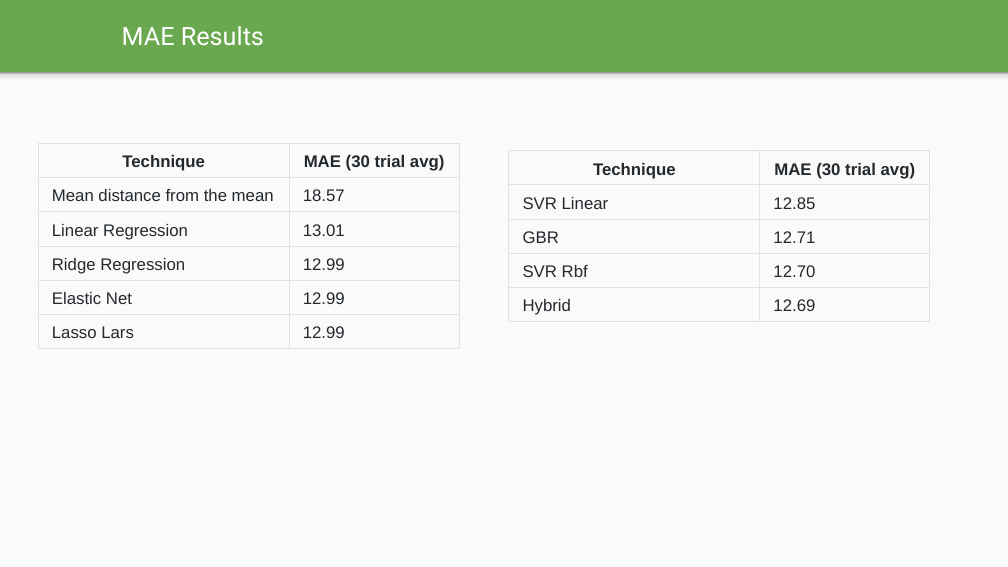
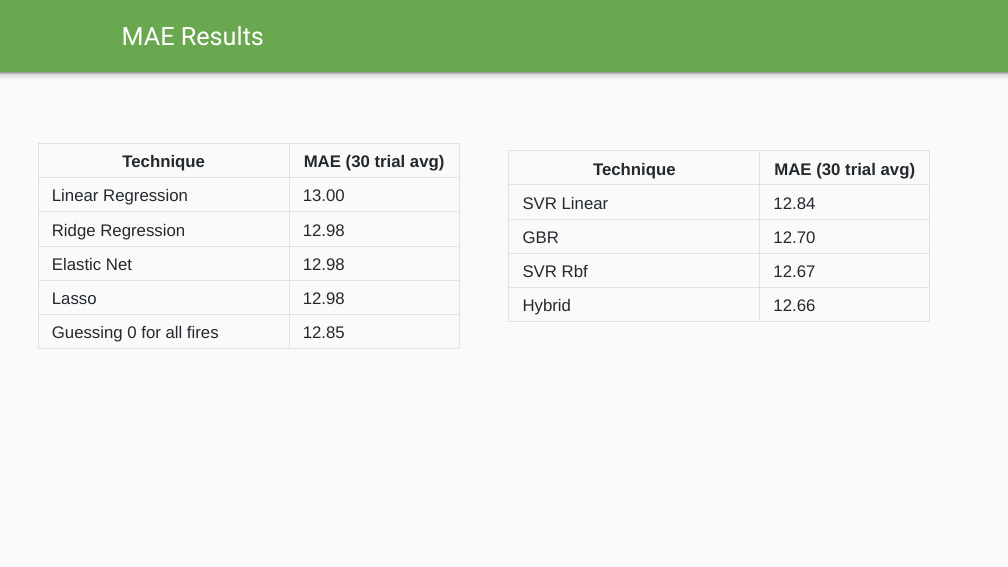
Before and after one commit to davidjwatts/portuguese_fires, a slide deck: slide 10 of Presentation.pptx. Drawn at 1008x567 pixels with LibreOffice and Linux fonts; fonts in the diff are those of the drawing. Boxes give left, top, right and bottom in pixels: in the first picture for what was removed or moved away, otherwise in the second. Text is boxed around its words. In the diff, an @@ line names an element or a change of style, - is before the commit and + after.

```diff
--- a/Presentation.pptx
+++ b/Presentation.pptx
@@ table at <box>38,143,460,474</box> @@
-row 2, column 1: Mean distance from the mean
+row 2, column 1: Linear Regression
-row 2, column 2: 18.57
+row 2, column 2: 13.00
-row 3, column 1: Linear Regression
+row 3, column 1: Ridge Regression
-row 3, column 2: 13.01
+row 3, column 2: 12.98
-row 4, column 1: Ridge Regression
+row 4, column 1: Elastic Net
-row 4, column 2: 12.99
+row 4, column 2: 12.98
-row 5, column 1: Elastic Net
+row 5, column 1: Lasso
-row 5, column 2: 12.99
+row 5, column 2: 12.98
-row 6, column 1: Lasso Lars
+row 6, column 1: Guessing 0 for all fires
-row 6, column 2: 12.99
+row 6, column 2: 12.85
@@ table at <box>509,150,930,481</box> @@
-row 2, column 2: 12.85
+row 2, column 2: 12.84
-row 3, column 2: 12.71
+row 3, column 2: 12.70
-row 4, column 2: 12.70
+row 4, column 2: 12.67
-row 5, column 2: 12.69
+row 5, column 2: 12.66
```
Also in this commit, not shown: 4 other slides changed, 7 other files.
